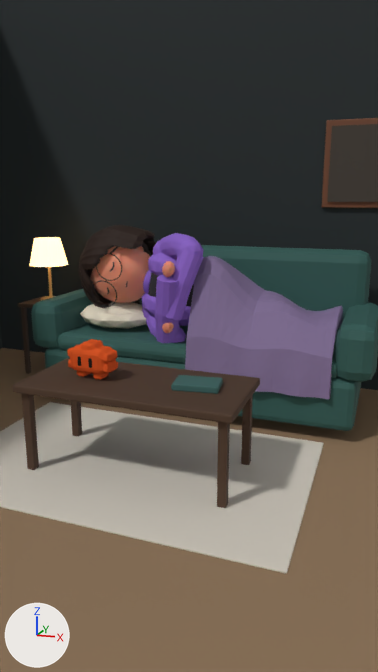
Two versions of the Blender file reels/week-reel/episode.blend, one commit apart.
One viewpoint serves both versions: the file's camera 'Cam_Wide'. Every picture has the same lights, and +X, +Y and +Z are marked at lower left. The picture after the commit comes second.

Names of what the first picture shows: 'Blanket', 'CoffeeTable', 'Human_Body', 'Human_Hair', 'Human_Hands', 'Human_HeadMesh', 'Human_SleepEyes', 'Mascot_Body', 'Pillow_Cream', 'Room_Floor', 'Room_Picture', 'Room_Walls', 'Rug', 'Sofa' and 10 more.
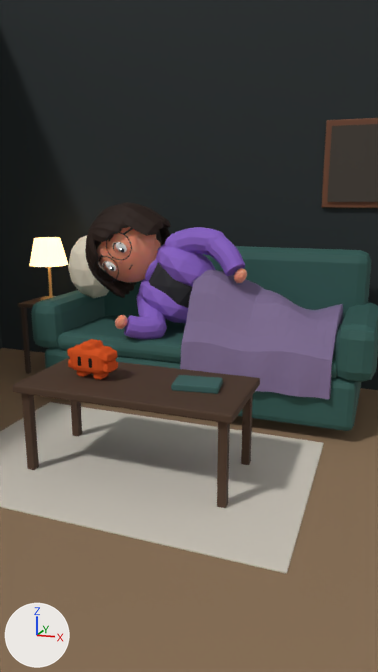
ob_human_root is not drawn itself; it is the parent of ob_human_head, ob_human_torso, ob_human_body, ob_human_hands, ob_human_outfit_teecollar, ob_human_neck.

What differs and where, as boxes (x1, y1, x2, y2) in the pictures (378 x 672 px; the box of a moved part takes in the faces that stretch with it):
'Blanket', reshaped (10% shorter): before (185, 256, 343, 400); after (180, 270, 343, 400)
'Human_Body', reshaped, moved, turned: before (142, 233, 204, 343); after (124, 227, 245, 339)
'Human_Hair', moved, turned: before (79, 225, 156, 309); after (85, 202, 171, 298)
'Human_HeadMesh', moved, turned: before (91, 246, 150, 303); after (97, 227, 161, 283)
'Pillow_Cream', reshaped (38% narrower, 125% taller): before (80, 302, 147, 329); after (68, 236, 109, 298)
'Human_Torso', moved, turned (mostly hidden before): before (148, 272, 194, 307); after (149, 263, 192, 308)
'Human_Hands', reshaped, moved, turned: before (162, 261, 175, 333); after (115, 268, 247, 329)
'Human_Glasses', moved, turned: before (91, 247, 122, 307); after (94, 228, 133, 283)
'Human_Outfit_TeeCollar', moved, turned (mostly hidden): before (143, 270, 151, 294); after (145, 259, 158, 281)
'Human_EyeWhites', shown: after (105, 242, 127, 271)
'Human_Pupils', now drawn: after (109, 248, 124, 271)
'Human_Lashes', now drawn: after (103, 241, 121, 272)
'Human_SleepEyes', deleted: before (107, 262, 114, 294)
'Human_Eyebrows', now drawn: after (98, 235, 114, 262)
'Human_Eyelids', now drawn: after (102, 242, 116, 266)
part 3 of me_human_body, moved or reshaped: before (177, 240, 203, 257); after (205, 230, 225, 255)
part 4 of me_human_body, moved or reshaped: before (172, 327, 186, 343); after (152, 315, 167, 339)
part 5 of me_human_body, rebuilt: before (146, 316, 156, 337); after (137, 299, 166, 321)
part 6 of me_human_body, added (purple): after (124, 315, 156, 339)
part 7 of me_human_body, cut back: before (155, 233, 203, 343); after (173, 227, 245, 276)
part 8 of me_human_hands, moved or reshaped: before (162, 323, 174, 333); after (234, 268, 247, 283)
part 9 of me_human_hands, moved or reshaped: before (162, 261, 175, 277); after (115, 315, 128, 329)

The change, as a list of edits to the scene's bpy script:
```text
Change me_pillow_cream:
    used by ob_pillow_cream; location = (0.0, 0.0, 0.0)
    remove me_pillow_cream.from_pydata(...)  # 42 vertices, 80 faces; spans x -0.857..-0.343, y 0.42..0.82, z 0.477..0.653
    add me_pillow_cream.from_pydata(...)  # 42 vertices, 80 faces; spans x -1.078..-0.662, y 0.596..0.964, z 0.63..1.09
    me_pillow_cream part 1: the whole mesh is multiplied about its middle by the matrix ((0.698, 0.459, 0.0), (-0.489, 0.655, 0.0), (0.0, 0.0, 2.614)), then moved by (-0.27, 0.16, 0.295)
Change me_blanket:
    used by ob_blanket; location = (0.0, 0.0, 0.0)
    remove me_blanket.from_pydata(...)  # 221 vertices, 192 faces; spans x 0.021..0.86, y 0.253..0.95, z 0.27..0.991
    add me_blanket.from_pydata(...)  # 221 vertices, 192 faces; spans x -0.01..0.86, y 0.253..0.95, z 0.27..0.903
    me_blanket part 2: 217 of 221 vertices moved; they spanned x 0.021..0.86, y 0.253..0.95, z 0.27..0.991 and now span x -0.01..0.86, y 0.253..0.95, z 0.27..0.903; mean shift (-0.016, 0.0, -0.011); largest move (0.021, 0.444, 0.875) -> (-0.01, 0.444, 0.748)
Change me_human_body:
    used by ob_human_body; parent = ob_human_root; location = (0.0, 0.0, 0.0)
    remove me_human_body.from_pydata(...)  # 420 vertices, 608 faces; spans x -0.363..0.363, y -0.4..0.178, z 0.72..1.18
    add me_human_body.from_pydata(...)  # 780 vertices, 968 faces; spans x -0.365..0.438, y -0.386..0.178, z 0.617..1.18
    me_human_body part 3: the loose piece of 42 vertices spanning x 0.192..0.348, y -0.282..-0.118, z 0.763..0.927 is moved by (0.09, 0.155, 0.015)
    me_human_body part 4: the loose piece of 42 vertices spanning x -0.348..-0.192, y -0.282..-0.118, z 0.763..0.927 is moved by (0.01, -0.015, 0.05)
    me_human_body part 5: the loose piece of 48 vertices spanning x -0.363..-0.141, y -0.247..0.067, z 0.793..1.115 is rebuilt with 132 vertices and now spans x -0.339..-0.135, y -0.254..0.058, z 0.835..1.129
    me_human_body part 6: a new loose piece of 132 vertices spanning x -0.365..-0.192, y -0.386..-0.176, z 0.844..1.056, in mat_m_char_outfit (purple #8b65c8)
    me_human_body part 7: 43 vertices moved from x 0.141..0.353, y -0.28..0.067, z 0.765..1.115 to x 0.16..0.433, y -0.126..0.086, z 0.824..1.124; 77 vertices removed from x -0.299..0.363, y -0.4..-0.089, z 0.756..0.966; 221 vertices added at x 0.201..0.431, y -0.182..0.077, z 0.617..1.088
Change me_human_hands:
    used by ob_human_hands; parent = ob_human_root; location = (0.0, 0.0, 0.0)
    remove me_human_hands.from_pydata(...)  # 84 vertices, 160 faces; spans x -0.211..0.221, y -0.385..-0.27, z 0.818..0.942
    add me_human_hands.from_pydata(...)  # 84 vertices, 160 faces; spans x -0.346..0.346, y -0.385..-0.09, z 0.568..1.097
    me_human_hands part 8: the loose piece of 42 vertices spanning x -0.211..-0.119, y -0.35..-0.27, z 0.818..0.892 is moved by (0.465, 0.18, -0.25)
    me_human_hands part 9: the loose piece of 42 vertices spanning x 0.129..0.221, y -0.385..-0.305, z 0.868..0.942 is moved by (-0.475, 0.0, 0.155)
Change ob_human_root:
    ob_human_root.location: (0.765, 0.63, 0.578) -> (0.653, 0.66, 0.323)
    ob_human_root.rotation_euler: (0.0, -1.361, 0.0) -> (0.0, -1.047, 0.0)  # degrees (0, -78, 0) -> degrees (0, -60, 0)
Change ob_human_eyewhites:
    remove ob_human_eyewhites.hide_viewport = True
Remove ob_human_sleepeyes:
    ob_human_sleepeyes = bpy.data.objects.new('Human_SleepEyes', me_human_sleepeyes)
    ob_human_sleepeyes.parent = ob_human_head
    ob_human_sleepeyes.location = (0.0, 0.0, -1.34)
```
